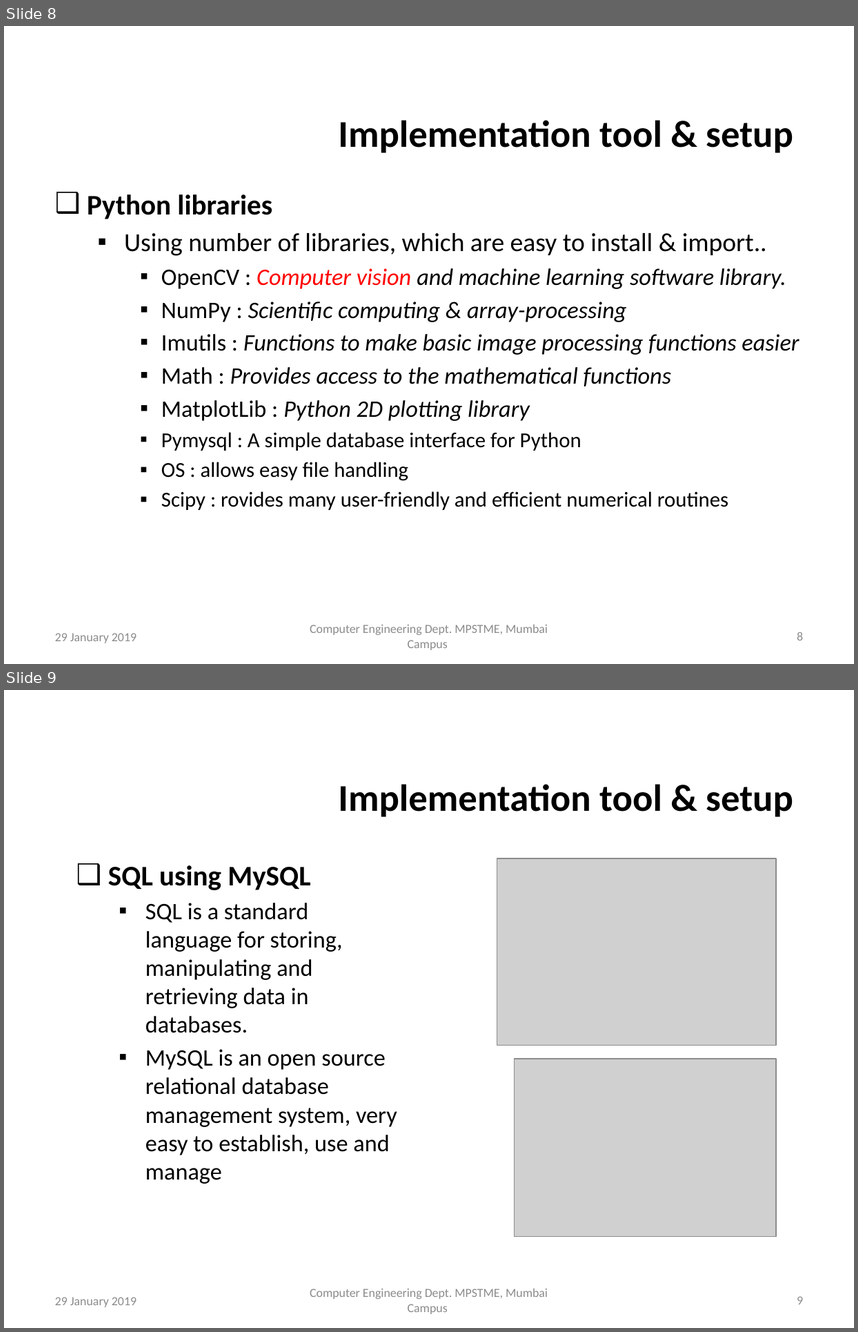
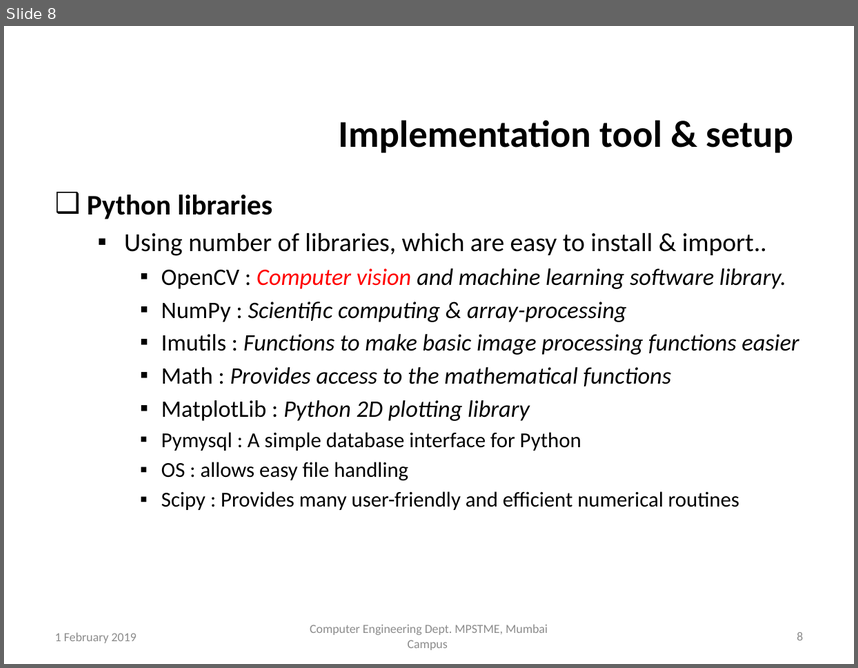
Before and after one commit to TeeeJaey/SignatureVerifier, a slide deck: PPT/B002_ProjectPPT.pptx. Shown one above the other, each under a label of ours: slides 8 and 9 before the commit, slide 8 after it. The pictures are 858x1332 and 858x668 pixels, drawn with LibreOffice and Linux fonts; fonts in the diff are those of the drawing; grey boxes stand for pictures; background and template pictures are left out. Boxes give left, top, right and bottom in pixels: in the first picture for what was removed or moved away, otherwise in the second. Text is boxed around its words. In the diff, an @@ line names an element or a change of style, - is before the commit and + after.

```diff
--- a/PPT/B002_ProjectPPT.pptx
+++ b/PPT/B002_ProjectPPT.pptx
@@ slide 9 removed at bbox=[4, 690, 854, 1328], background picture (left out) @@
@@ title removed at bbox=[338, 784, 793, 817] @@
-Implementation tool & setup
@@ text removed at bbox=[108, 865, 397, 1183] @@
-❑ SQL using MySQL
-  ▪ SQL is a standard language for storing, manipulating and retrieving data in databases.
-  ▪ MySQL is an open source relational database management system, very easy to establish, use and manage
@@ picture removed at bbox=[497, 858, 777, 1045] @@
@@ picture removed at bbox=[514, 1058, 776, 1236] @@
@@ text removed at bbox=[310, 1288, 548, 1314] @@
-Computer Engineering Dept. MPSTME, Mumbai Campus
@@ text removed at bbox=[55, 1297, 136, 1307] @@
-29 January 2019
@@ page number removed at bbox=[797, 1296, 803, 1304] @@
-9
@@ slide 8 changed as well @@
@@ text at bbox=[161, 491, 740, 510]: text changed @@
-    ▪ Scipy : rovides many user-friendly and efficient numerical routines
+    ▪ Scipy : Provides many user-friendly and efficient numerical routines
@@ text at bbox=[55, 632, 136, 643]: text changed @@
-29 January 2019
+1 February 2019
```
Also in this commit, not shown: 24 other slides changed, 5 other files.
